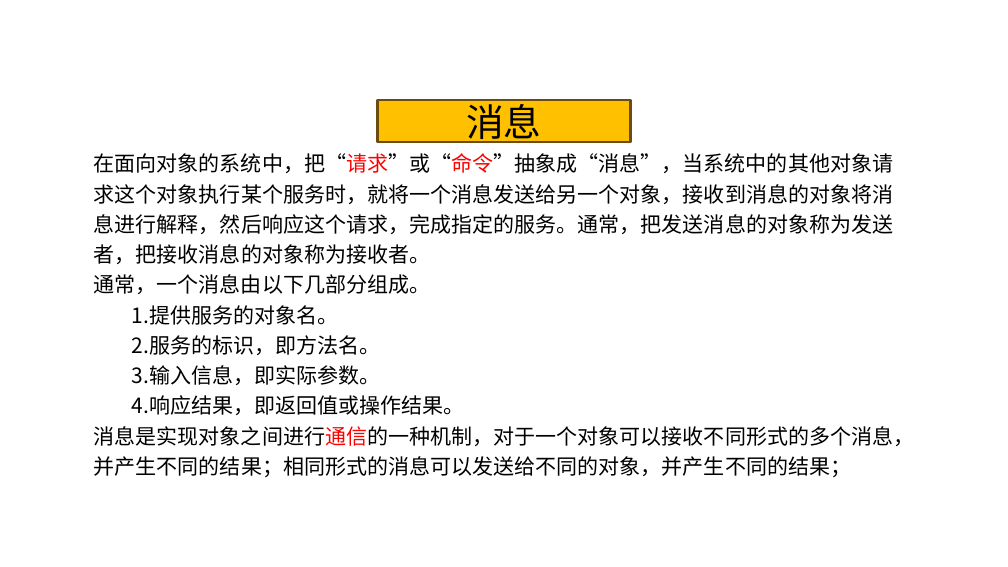
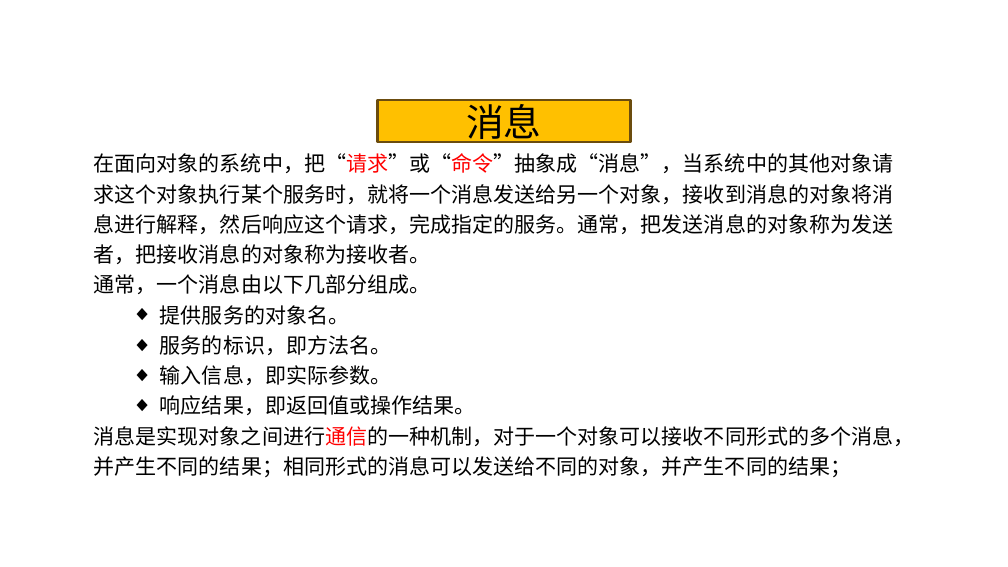
Before and after one commit to on6nx/requirement, a slide deck: slide 16 of uml2/G07翻转课堂2(3.20).pptx (slide 17 before the commit). Drawn at 1008x567 pixels with LibreOffice and Linux fonts; fonts in the diff are those of the drawing; background and template pictures are left out. Boxes give left, top, right and bottom in pixels: in the first picture for what was removed or moved away, otherwise in the second. Text is boxed around its words. In the diff, an @@ line names an element or a change of style, - is before the commit and + after.

```diff
--- a/uml2/G07翻转课堂2(3.20).pptx
+++ b/uml2/G07翻转课堂2(3.20).pptx
@@ text at <box>160,305,476,415</box>: text changed @@
-  1.提供服务的对象名。
-  2.服务的标识，即方法名。
-  3.输入信息，即实际参数。
-  4.响应结果，即返回值或操作结果。
+  ◆ 提供服务的对象名。
+  ◆ 服务的标识，即方法名。
+  ◆ 输入信息，即实际参数。
+  ◆ 响应结果，即返回值或操作结果。
```
Also in this commit, not shown: 9 other slides changed, 2 slides added, 2 slides removed.
